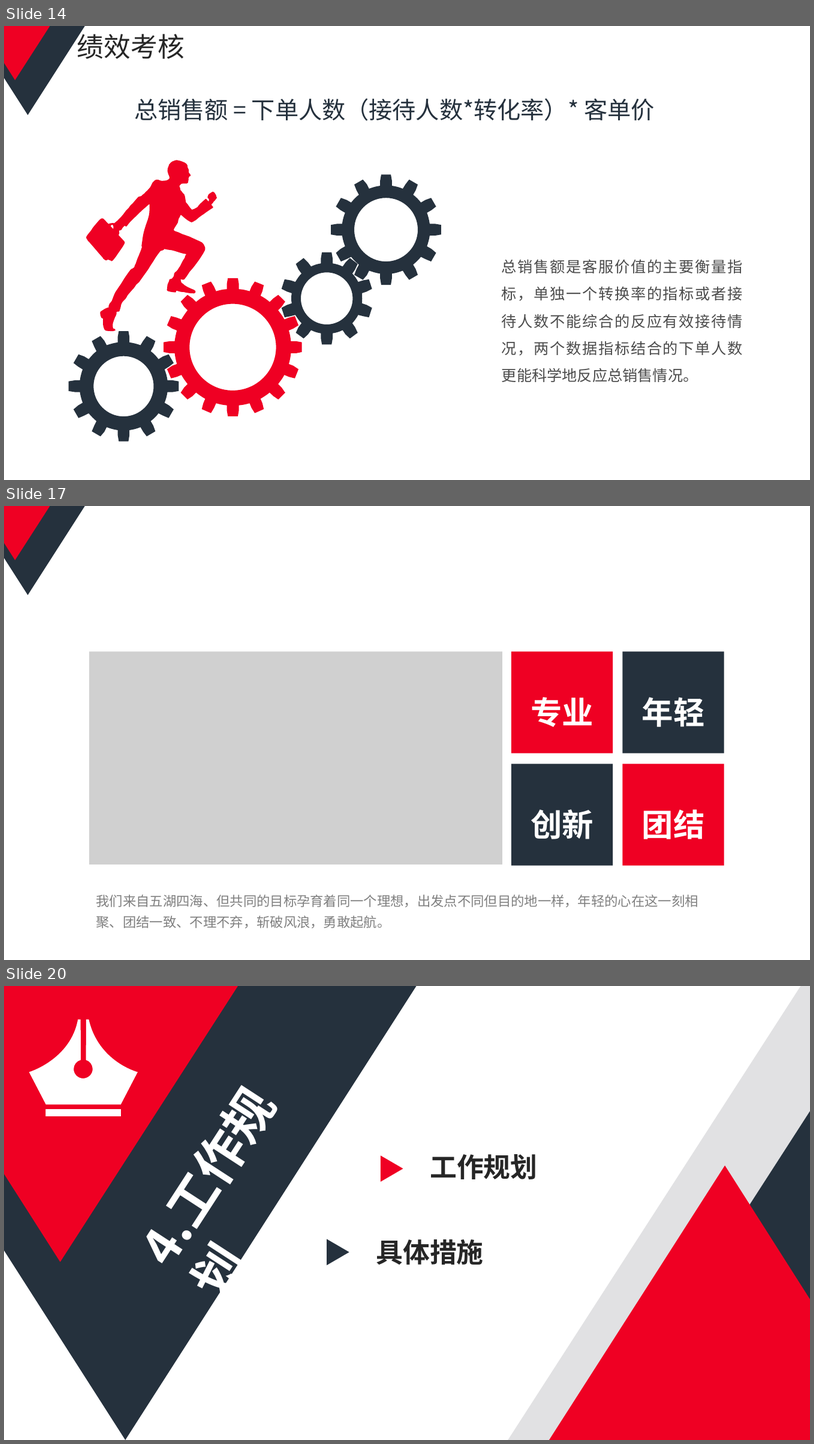
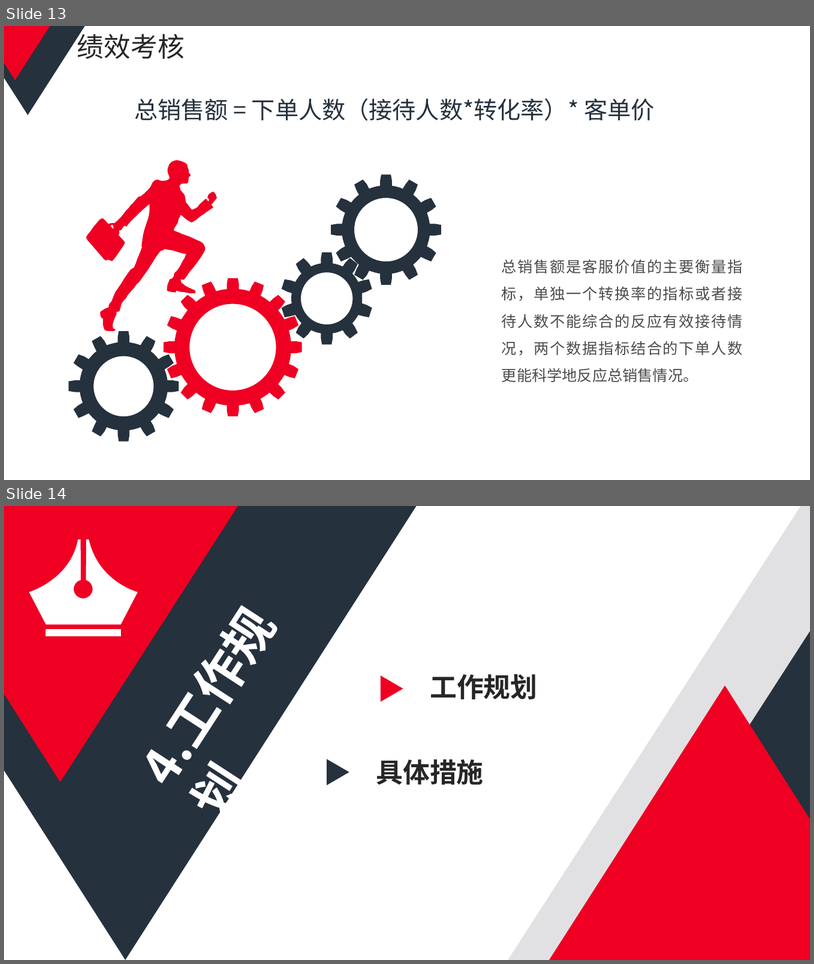
Before and after one commit to fredwo/min_document, a slide deck: 述职报告.pptx. Shown one above the other, each under a label of ours: slides 14, 17 and 20 before the commit, slides 13 and 14 after it; the slides between them are not shown. The pictures are 814x1444 and 814x964 pixels, drawn with LibreOffice and Linux fonts; fonts in the diff are those of the drawing; grey boxes stand for pictures. Boxes give left, top, right and bottom in pixels: in the first picture for what was removed or moved away, otherwise in the second. Text is boxed around its words. In the diff, an @@ line names an element or a change of style, - is before the commit and + after.

```diff
--- a/述职报告.pptx
+++ b/述职报告.pptx
@@ slide 17 removed at (4, 506, 810, 960), background #FFFFFF @@
@@ freeform shape removed at (4, 506, 85, 595) @@
@@ freeform shape removed at (4, 506, 50, 560) @@
@@ picture removed at (89, 651, 503, 864) @@
@@ rectangle removed at (512, 651, 613, 753) @@
-专业
@@ rectangle removed at (623, 651, 725, 753) @@
-年轻
@@ rectangle removed at (512, 764, 613, 865) @@
-创新
@@ rectangle removed at (623, 764, 725, 865) @@
-团结
@@ text removed at (96, 894, 699, 928) @@
-我们来自五湖四海、但共同的目标孕育着同一个理想，出发点不同但目的地一样，年轻的心在这一刻相聚、团结一致、不理不弃，斩破风浪，勇敢起航。
@@ what was slide 14 is now slide 13 @@
@@ what was slide 20 is now slide 14 @@
```
Also in this commit, not shown: 3 slides changed, 2 slides added, 7 other slides removed, 2 other files.
